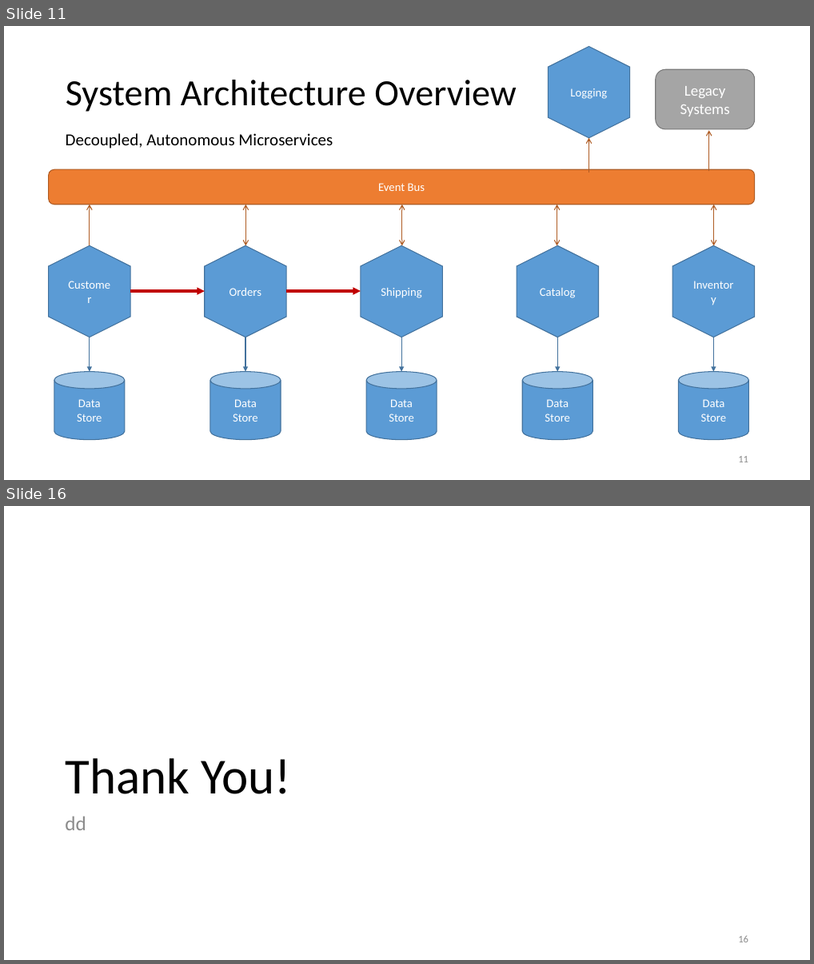
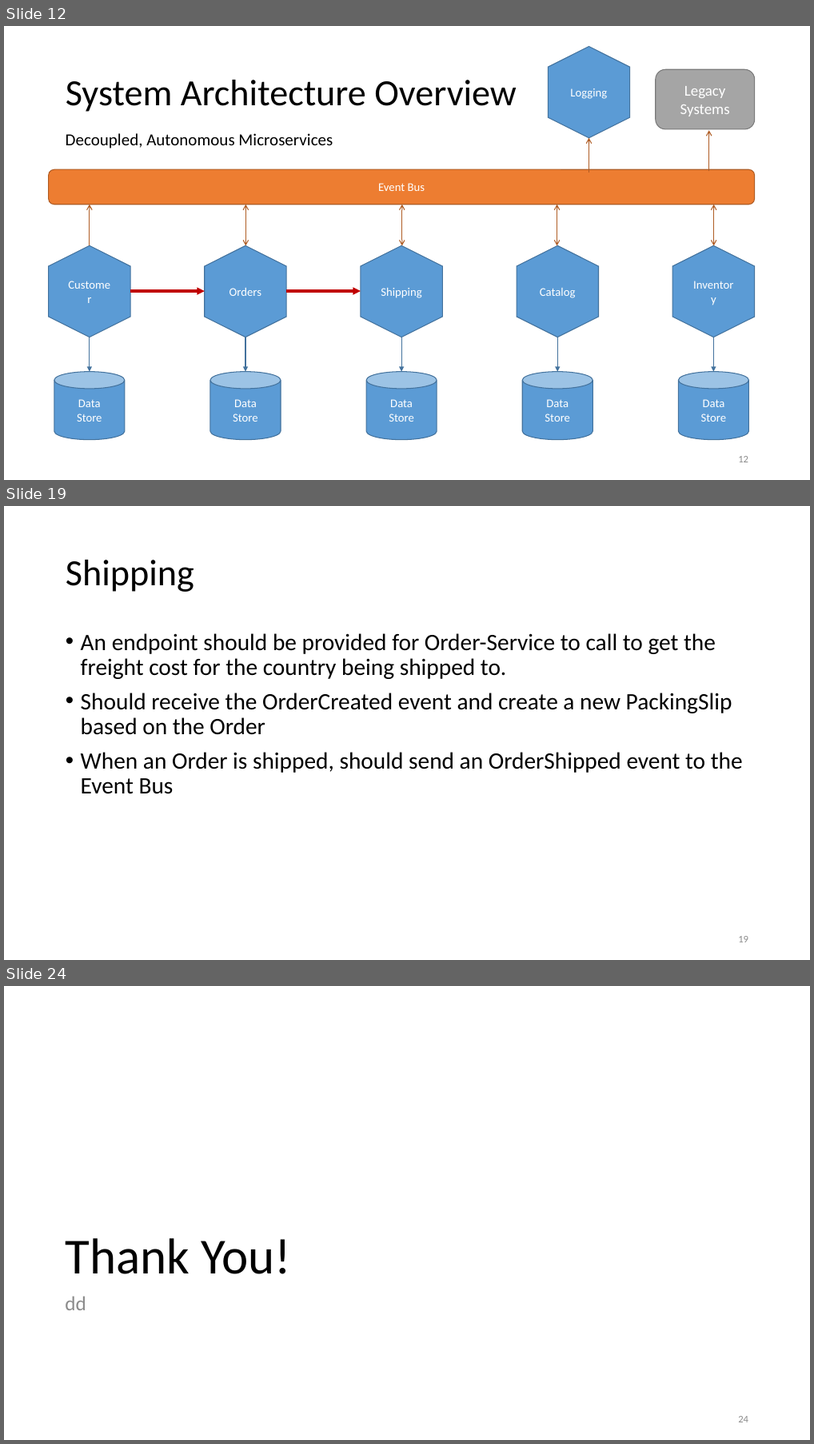
Before and after one commit to jpenniman/java-ms-training, a slide deck: slide-decks/microservices-RI.pptx. Shown one above the other, each under a label of ours: slides 11 and 16 before the commit, slides 12, 19 and 24 after it; the slides between them are not shown. The pictures are 814x964 and 814x1444 pixels, drawn with LibreOffice and Linux fonts; fonts in the diff are those of the drawing; background and template pictures are left out. Boxes give left, top, right and bottom in pixels: in the first picture for what was removed or moved away, otherwise in the second. Text is boxed around its words. In the diff, an @@ line names an element or a change of style, - is before the commit and + after.

```diff
--- a/slide-decks/microservices-RI.pptx
+++ b/slide-decks/microservices-RI.pptx
@@ slide 19 added at (4,506,810,960), background #FFFFFF @@
@@ title added at (66,560,194,592), 44 pt, text #000000 @@
+Shipping
@@ text added at (81,633,743,794), 28 pt, text #000000 @@
+• An endpoint should be provided for Order-Service to call to get the freight cost for the country being shipped to.
+• Should receive the OrderCreated event and create a new PackingSlip based on the Order
+• When an Order is shipped, should send an OrderShipped event to the Event Bus
@@ page number added at (738,936,749,942), 12 pt, text #8C8C8C @@
+19
@@ what was slide 11 is now slide 12 @@
@@ what was slide 16 is now slide 24 @@
@@ page number at (738,1416,749,1422): text changed @@
-16
+24
```
Also in this commit, not shown: 8 slides changed, 7 other slides added.
